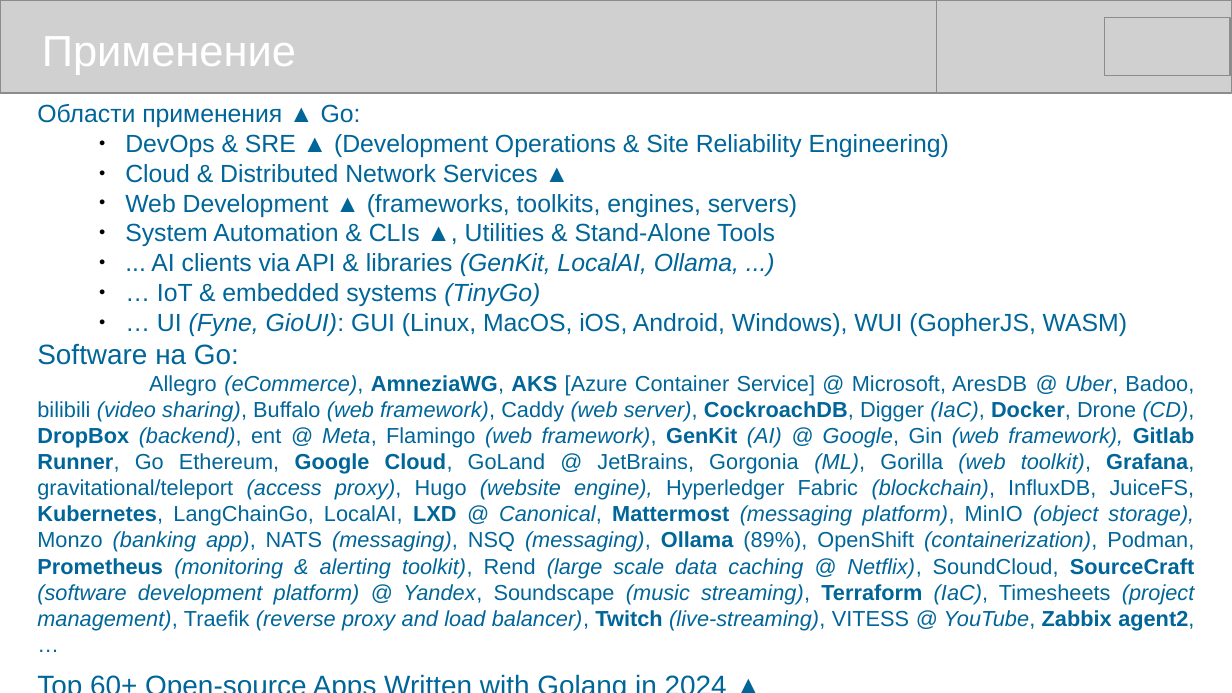
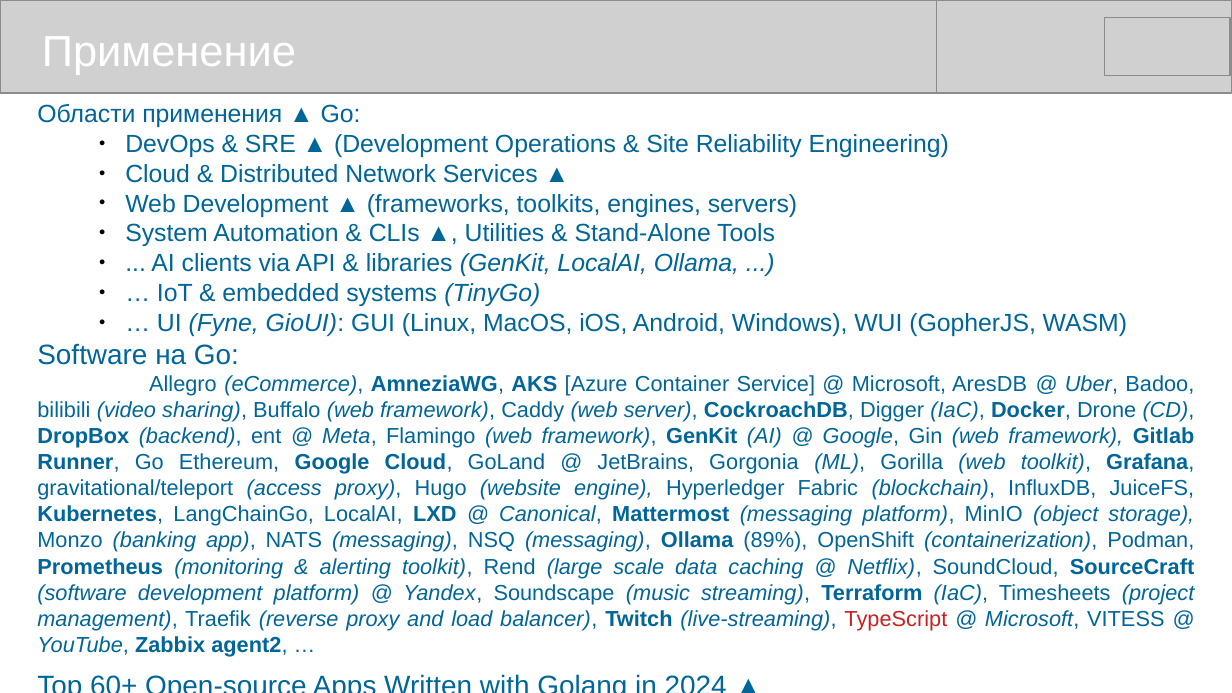
Before and after one commit to mike-shock/Go_language, a slide deck: slide 51 of Go_Preview.odp. Drawn at 1232x693 pixels with LibreOffice and Linux fonts; fonts in the diff are those of the drawing; grey boxes stand for pictures. Boxes give left, top, right and bottom in pixels: in the first picture for what was removed or moved away, otherwise in the second. Text is boxed around its words. In the diff, an @@ line names an element or a change of style, - is before the commit and + after.

```diff
--- a/Go_Preview.odp
+++ b/Go_Preview.odp
@@ text at <box>37,375,1195,657</box>: text changed @@
-Allegro (eCommerce), AmneziaWG, AKS [Azure Container Service] @ Microsoft, AresDB @ Uber, Badoo, bilibili (video sharing), Buffalo (web framework), Caddy (web server), CockroachDB, Digger (IaC), Docker, Drone (CD), DropBox (backend), ent @ Meta, Flamingo (web framework), GenKit (AI) @ Google, Gin (web framework), Gitlab Runner, Go Ethereum, Google Cloud, GoLand @ JetBrains, Gorgonia (ML), Gorilla (web toolkit), Grafana, gravitational/teleport (access proxy), Hugo (website engine), Hyperledger Fabric (blockchain), InfluxDB, JuiceFS, Kubernetes, LangChainGo, LocalAI, LXD @ Canonical, Mattermost (messaging platform), MinIO (object storage), Monzo (banking app), NATS (messaging), NSQ (messaging), Ollama (89%), OpenShift (containerization), Podman, Prometheus (monitoring & alerting toolkit), Rend (large scale data caching @ Netflix), SoundCloud, SourceCraft (software development platform) @ Yandex, Soundscape (music streaming), Terraform (IaC), Timesheets (project management), Traefik (reverse proxy and load balancer), Twitch (live-streaming), VITESS @ YouTube, Zabbix agent2, …
+Allegro (eCommerce), AmneziaWG, AKS [Azure Container Service] @ Microsoft, AresDB @ Uber, Badoo, bilibili (video sharing), Buffalo (web framework), Caddy (web server), CockroachDB, Digger (IaC), Docker, Drone (CD), DropBox (backend), ent @ Meta, Flamingo (web framework), GenKit (AI) @ Google, Gin (web framework), Gitlab Runner, Go Ethereum, Google Cloud, GoLand @ JetBrains, Gorgonia (ML), Gorilla (web toolkit), Grafana, gravitational/teleport (access proxy), Hugo (website engine), Hyperledger Fabric (blockchain), InfluxDB, JuiceFS, Kubernetes, LangChainGo, LocalAI, LXD @ Canonical, Mattermost (messaging platform), MinIO (object storage), Monzo (banking app), NATS (messaging), NSQ (messaging), Ollama (89%), OpenShift (containerization), Podman, Prometheus (monitoring & alerting toolkit), Rend (large scale data caching @ Netflix), SoundCloud, SourceCraft (software development platform) @ Yandex, Soundscape (music streaming), Terraform (IaC), Timesheets (project management), Traefik (reverse proxy and load balancer), Twitch (live-streaming), TypeScript @ Microsoft, VITESS @ YouTube, Zabbix agent2, …
```
Also in this commit, not shown: 3 other slides changed, 3 other files.
